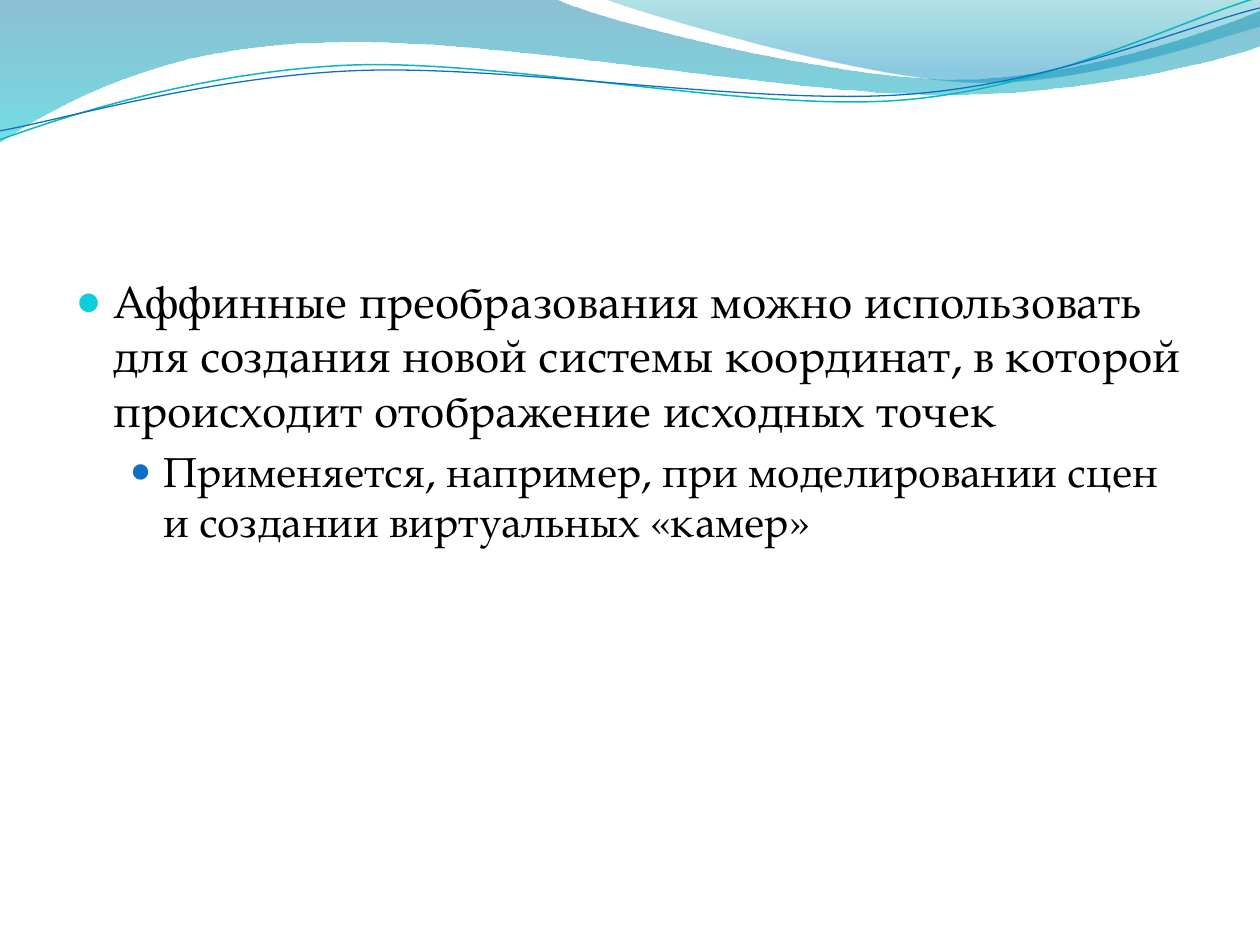
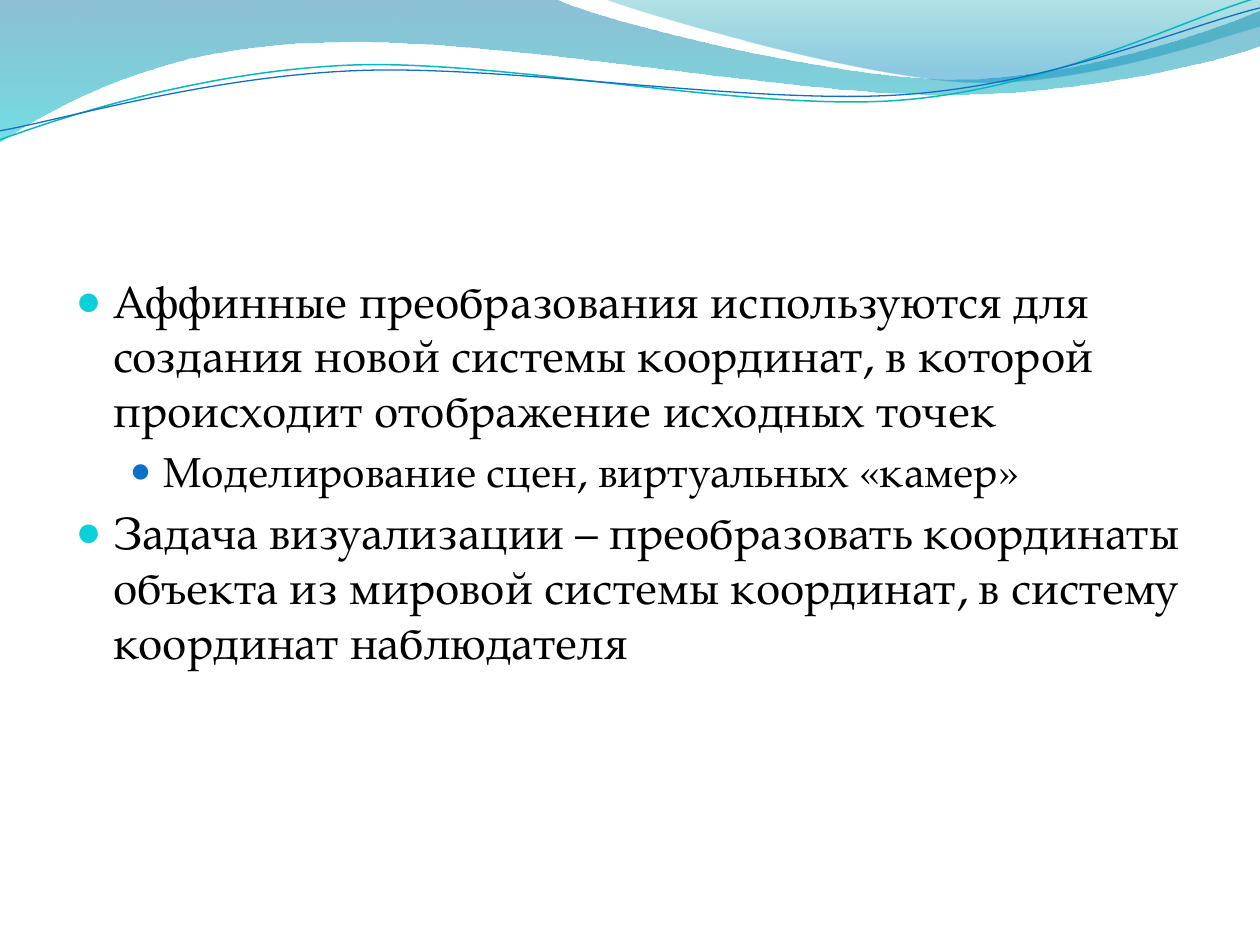
Before and after one commit to alexey-malov/cg-course, a slide deck: slide 108 of lectures/03 - Векторный анализ, трансформации и матрицы.pptx (slide 104 before the commit). Drawn at 1260x945 pixels with LibreOffice and Linux fonts; fonts in the diff are those of the drawing; background and template pictures are left out. Boxes give left, top, right and bottom in pixels: in the first picture for what was removed or moved away, otherwise in the second. Text is boxed around its words. In the diff, an @@ line names an element or a change of style, - is before the commit and + after.

```diff
--- a/lectures/03 - Векторный анализ, трансформации и матрицы.pptx
+++ b/lectures/03 - Векторный анализ, трансформации и матрицы.pptx
@@ text at (113, 286, 1180, 670): text changed @@
-● Аффинные преобразования можно использовать для создания новой системы координат, в которой происходит отображение исходных точек
-  ● Применяется, например, при моделировании сцен и создании виртуальных «камер»
+● Аффинные преобразования используются для создания новой системы координат, в которой происходит отображение исходных точек
+  ● Моделирование сцен, виртуальных «камер»
+● Задача визуализации – преобразовать координаты объекта из мировой системы координат, в систему координат наблюдателя
```
Also in this commit, not shown: 31 other slides changed, 5 slides added, 1 slide removed.
